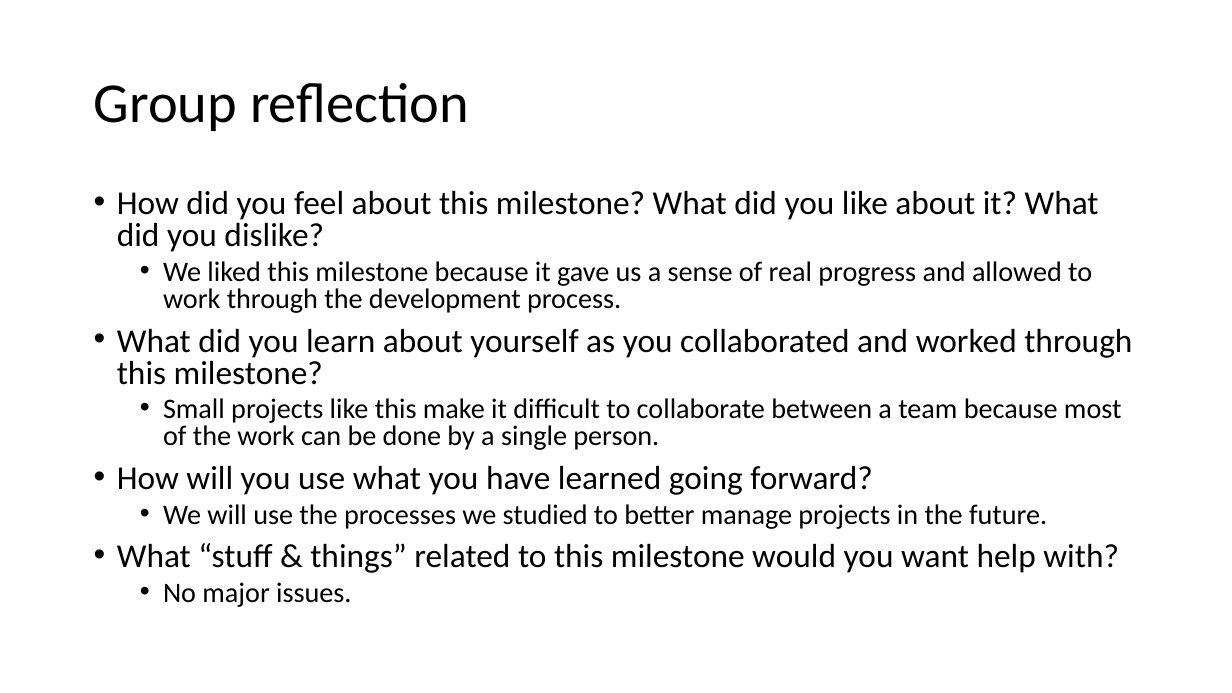
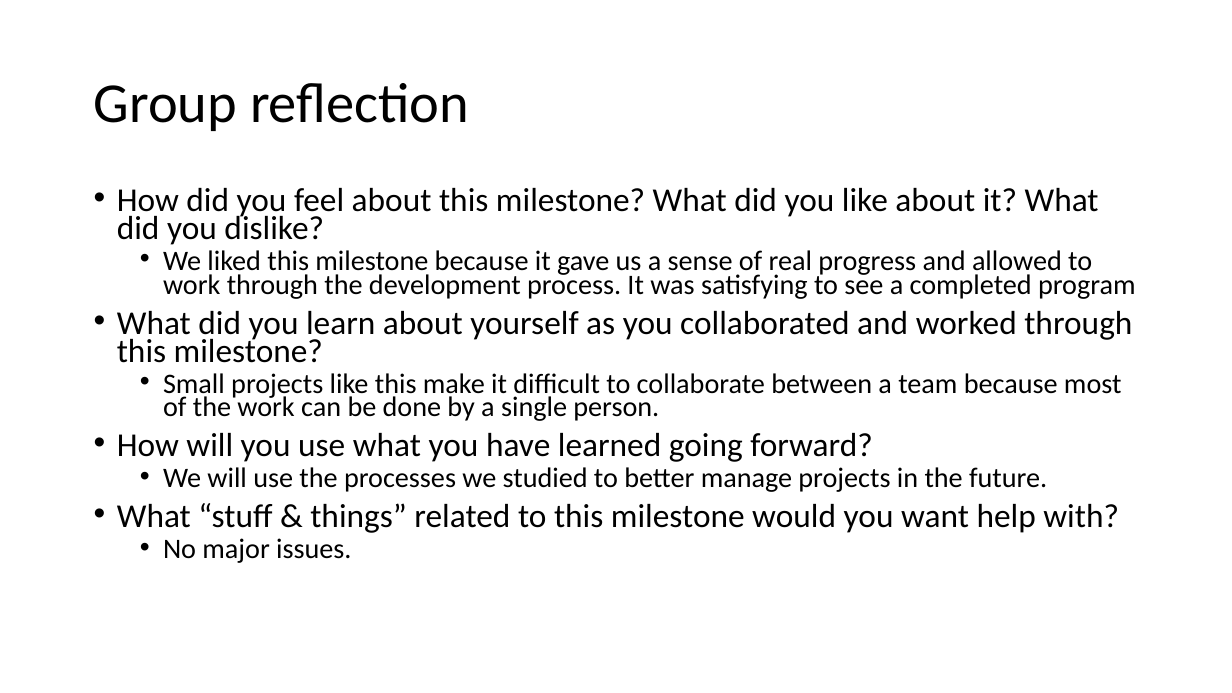
Before and after one commit to ShawnClake/ense-470, a slide deck: slide 5 of milestones/6/ENSE470_M6.ppt. Drawn at 1232x693 pixels with LibreOffice and Linux fonts; fonts in the diff are those of the drawing. Boxes give left, top, right and bottom in pixels: in the first picture for what was removed or moved away, otherwise in the second. Text is boxed around its words. In the diff, an @@ line names an element or a change of style, - is before the commit and + after.

```diff
--- a/milestones/6/ENSE470_M6.ppt
+++ b/milestones/6/ENSE470_M6.ppt
@@ text at box(117, 188, 1132, 563): line spacing 0.8 to 0.7 @@
@@ text at box(163, 250, 1136, 299): text changed @@
-  • We liked this milestone because it gave us a sense of real progress and allowed to work through the development process.
+  • We liked this milestone because it gave us a sense of real progress and allowed to work through the development process. It was satisfying to see a completed program
```
Also in this commit, not shown: 1 other slide changed.
